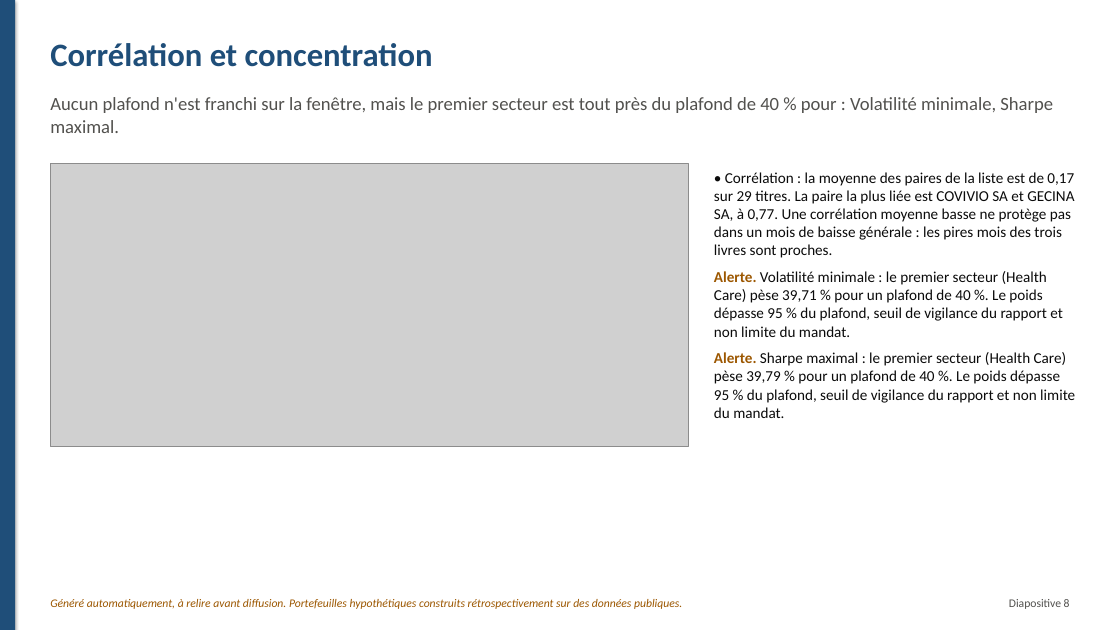
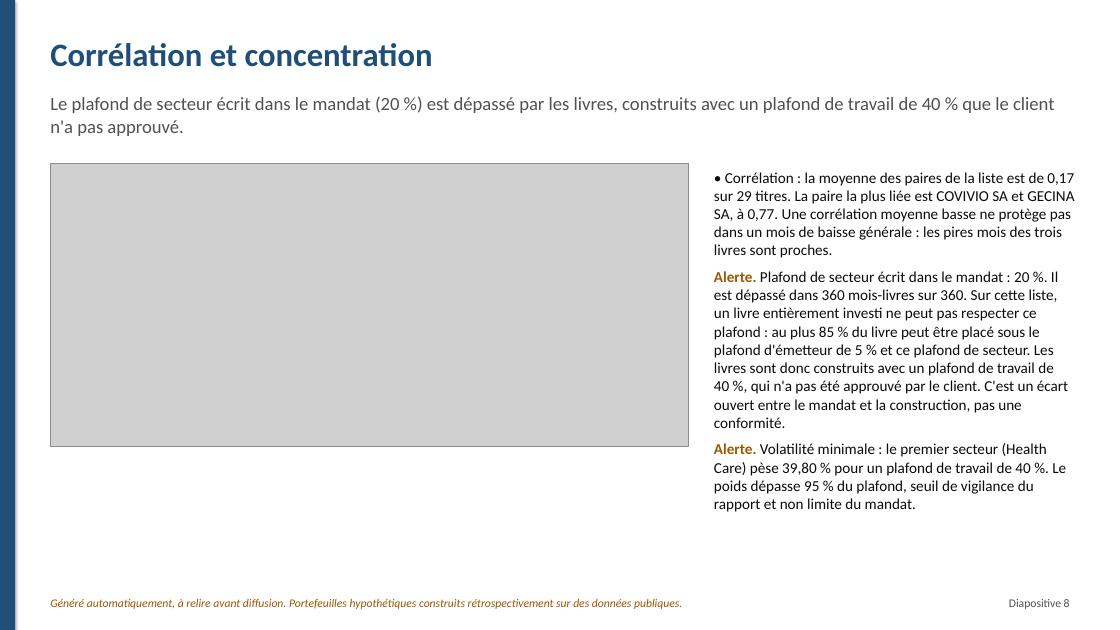
Before and after one commit to fatybarbosa/investment-analytics-platform, a slide deck: slide 8 of reports/management/presentation_management.pptx. Drawn at 1120x630 pixels with LibreOffice and Linux fonts; fonts in the diff are those of the drawing; grey boxes stand for pictures. Boxes give left, top, right and bottom in pixels: in the first picture for what was removed or moved away, otherwise in the second. Text is boxed around its words. In the diff, an @@ line names an element or a change of style, - is before the commit and + after.

Commit message:
Report the written sector limit, passive breaches and the drifted turnover, and check each sentence in the written file.
The commentary, the executive report, the deck and the two client reports now say
what the books are measured on, that the written sector limit cannot be met on
this list, and that weights drift past a cap between two decisions. They state the
limits of the controls instead of implying more.

- The number check now also requires every sentence and every table row to appear
  unchanged in the written PDF, deck or Markdown. A number swapped for another
  fact of the same document is caught.
- The annex marks each Power BI line as recomputed in DAX or read back from the
  published cell, and says that the reconciliation finds a calculation error, not
  a method error.
- Paths reach the PowerShell steps through the environment, and the Power Query
  drafts no longer carry the folder of the machine that wrote them.
- Sixteen SQL files: joins, window functions, a recursive wealth chain and two
  controls that return a row only when they fail. The book files are loaded into
  SQLite for them.

```diff
--- a/reports/management/presentation_management.pptx
+++ b/reports/management/presentation_management.pptx
@@ text at <box>50,96,1054,136</box>: text changed @@
-Aucun plafond n'est franchi sur la fenêtre, mais le premier secteur est tout près du plafond de 40 % pour : Volatilité minimale, Sharpe maximal.
+Le plafond de secteur écrit dans le mandat (20 %) est dépassé par les livres, construits avec un plafond de travail de 40 % que le client n'a pas approuvé.
@@ text at <box>714,271,1068,512</box>: text changed @@
-Alerte. Volatilité minimale : le premier secteur (Health Care) pèse 39,71 % pour un plafond de 40 %. Le poids dépasse 95 % du plafond, seuil de vigilance du rapport et non limite du mandat.
-Alerte. Sharpe maximal : le premier secteur (Health Care) pèse 39,79 % pour un plafond de 40 %. Le poids dépasse 95 % du plafond, seuil de vigilance du rapport et non limite du mandat.
+Alerte. Plafond de secteur écrit dans le mandat : 20 %. Il est dépassé dans 360 mois-livres sur 360. Sur cette liste, un livre entièrement investi ne peut pas respecter ce plafond : au plus 85 % du livre peut être placé sous le plafond d'émetteur de 5 % et ce plafond de secteur. Les livres sont donc construits avec un plafond de travail de 40 %, qui n'a pas été approuvé par le client. C'est un écart ouvert entre le mandat et la construction, pas une conformité.
+Alerte. Volatilité minimale : le premier secteur (Health Care) pèse 39,80 % pour un plafond de travail de 40 %. Le poids dépasse 95 % du plafond, seuil de vigilance du rapport et non limite du mandat.
```
Also in this commit, not shown: 11 other slides changed, 58 other files.
